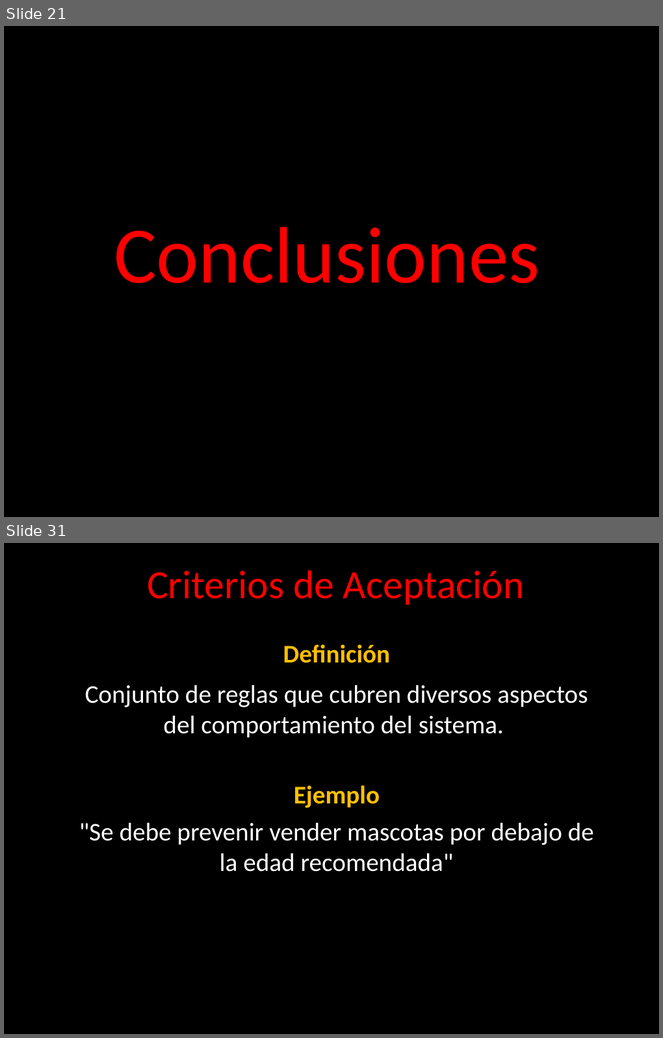
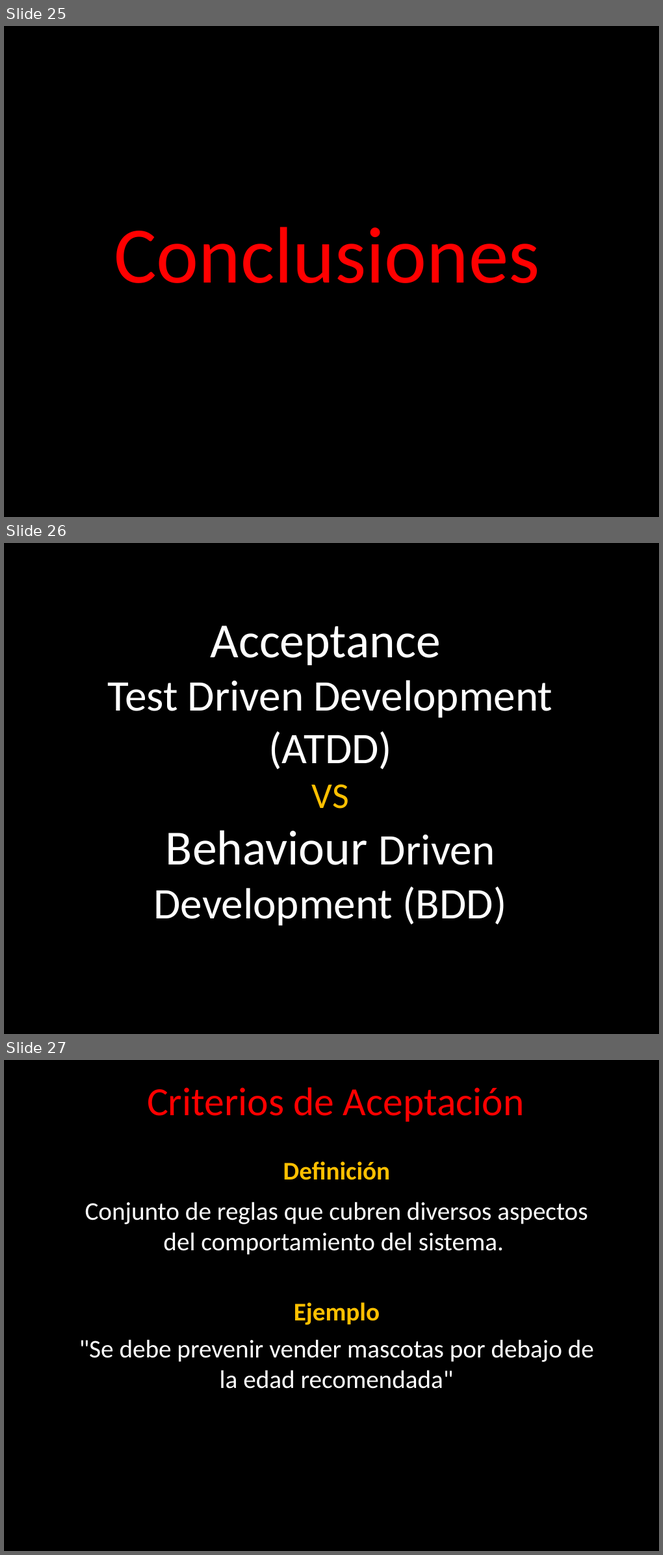
Before and after one commit to angelnunezsalazar/Test-Driven-Development, a slide deck: Diapositivas/Test Driven Development.pptx. Shown one above the other, each under a label of ours: slides 21 and 31 before the commit, slides 25, 26 and 27 after it; the slides between them are not shown. The pictures are 663x1038 and 663x1555 pixels, drawn with LibreOffice and Linux fonts; fonts in the diff are those of the drawing; background and template pictures are left out. Boxes give left, top, right and bottom in pixels: in the first picture for what was removed or moved away, otherwise in the second. Text is boxed around its words. In the diff, an @@ line names an element or a change of style, - is before the commit and + after.

```diff
--- a/Diapositivas/Test Driven Development.pptx
+++ b/Diapositivas/Test Driven Development.pptx
@@ slide 26 added at <box>4,543,659,1034</box>, background picture (left out) @@
@@ title added at <box>108,626,553,926</box>, 48 pt, text #FFFFFF @@
+Acceptance
+Test Driven Development (ATDD)
+VS
+Behaviour Driven Development (BDD)
@@ what was slide 21 is now slide 25 @@
@@ what was slide 31 is now slide 27 @@
```
Also in this commit, not shown: 7 slides changed, 3 other slides added, 3 slides removed, 50 other files.
